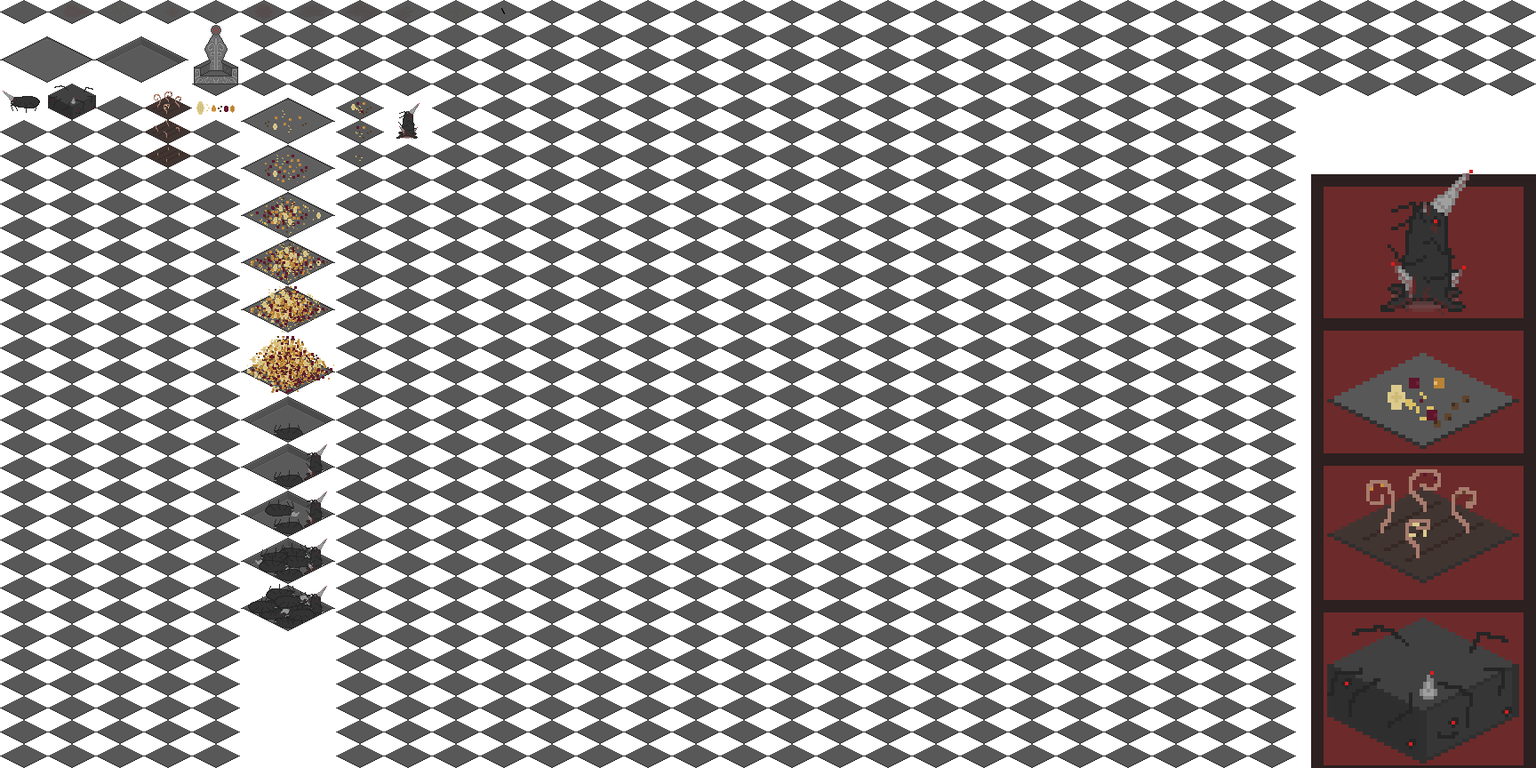
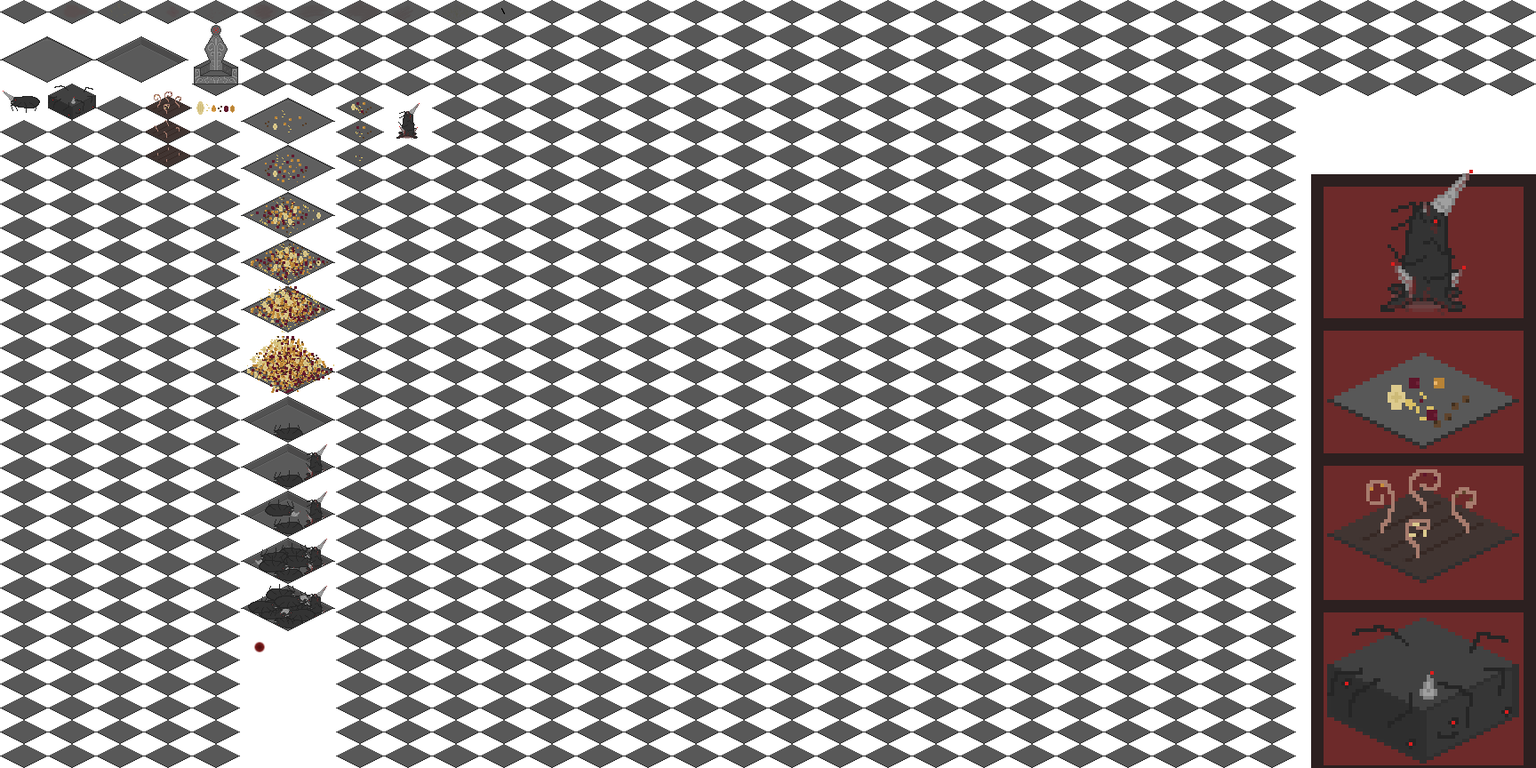
Layers edited between the first and the second 1536x768 image:
painted on "Background" over [254, 641, 265, 653]
